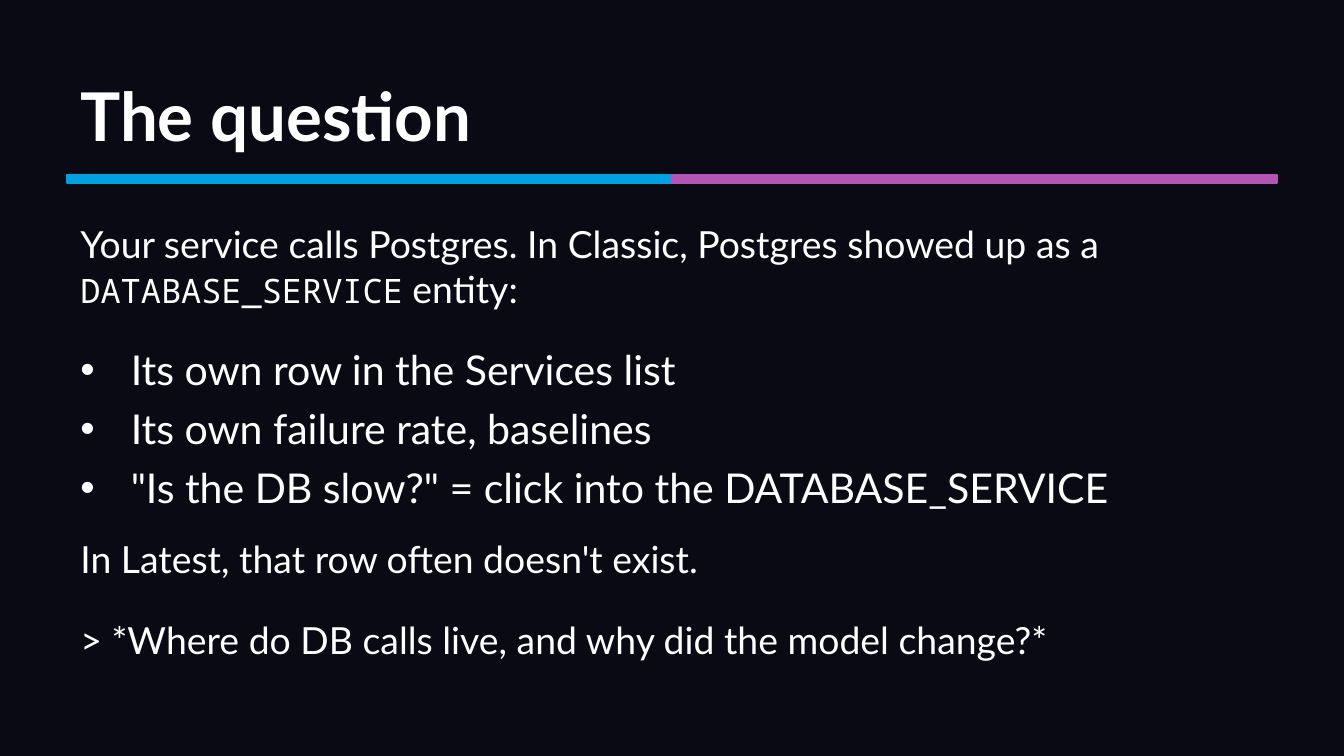
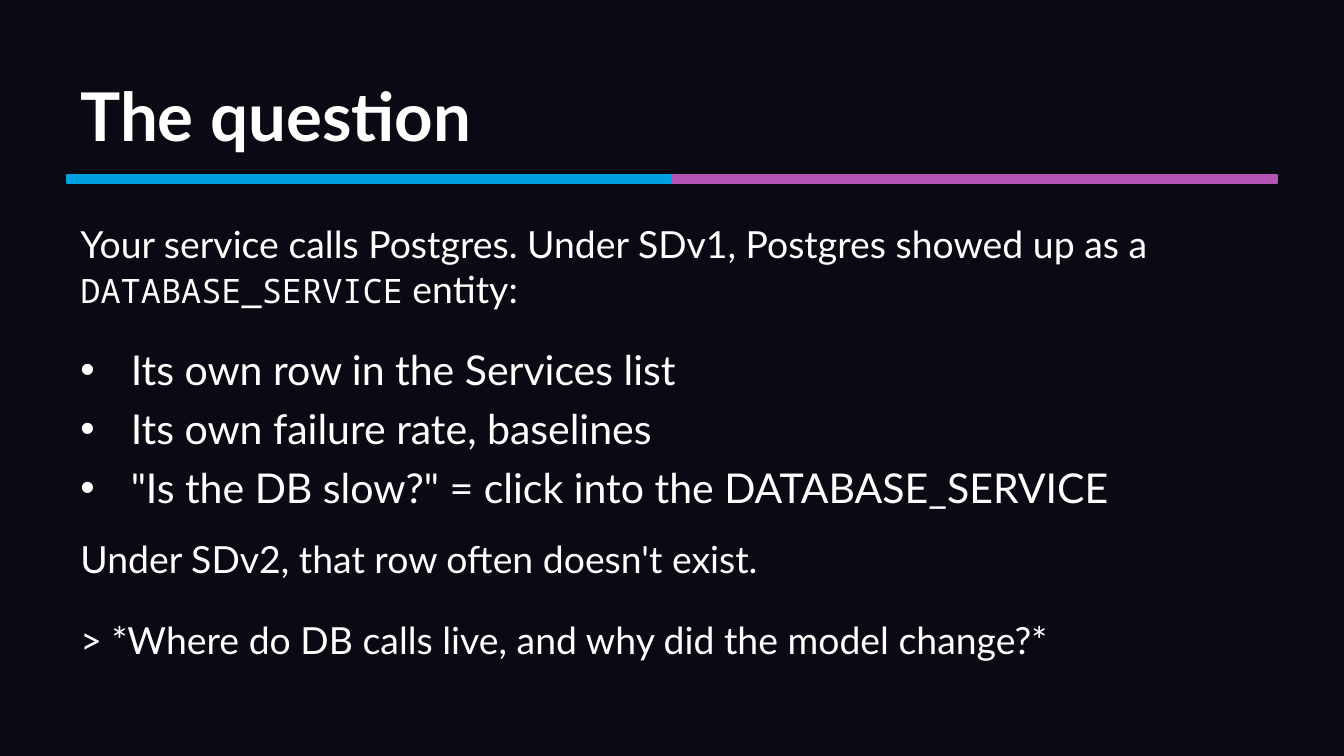
Before and after one commit to mreider/orders-demo, a slide deck: slide 2 of curriculum/unit-3-endpoints-deps-scale/module-3-3-downstreams-are-tabs.pptx. Drawn at 1344x756 pixels with LibreOffice and Linux fonts; fonts in the diff are those of the drawing. Boxes give left, top, right and bottom in pixels: in the first picture for what was removed or moved away, otherwise in the second. Text is boxed around its words. In the diff, an @@ line names an element or a change of style, - is before the commit and + after.

```diff
--- a/curriculum/unit-3-endpoints-deps-scale/module-3-3-downstreams-are-tabs.pptx
+++ b/curriculum/unit-3-endpoints-deps-scale/module-3-3-downstreams-are-tabs.pptx
@@ text at bbox=[80, 230, 1148, 310]: text changed @@
-Your service calls Postgres. In Classic, Postgres showed up as a DATABASE_SERVICE entity:
+Your service calls Postgres. Under SDv1, Postgres showed up as a DATABASE_SERVICE entity:
@@ text at bbox=[80, 545, 757, 578]: text changed @@
-In Latest, that row often doesn't exist.
+Under SDv2, that row often doesn't exist.
```
Also in this commit, not shown: 1 other slide changed, 29 other files.
